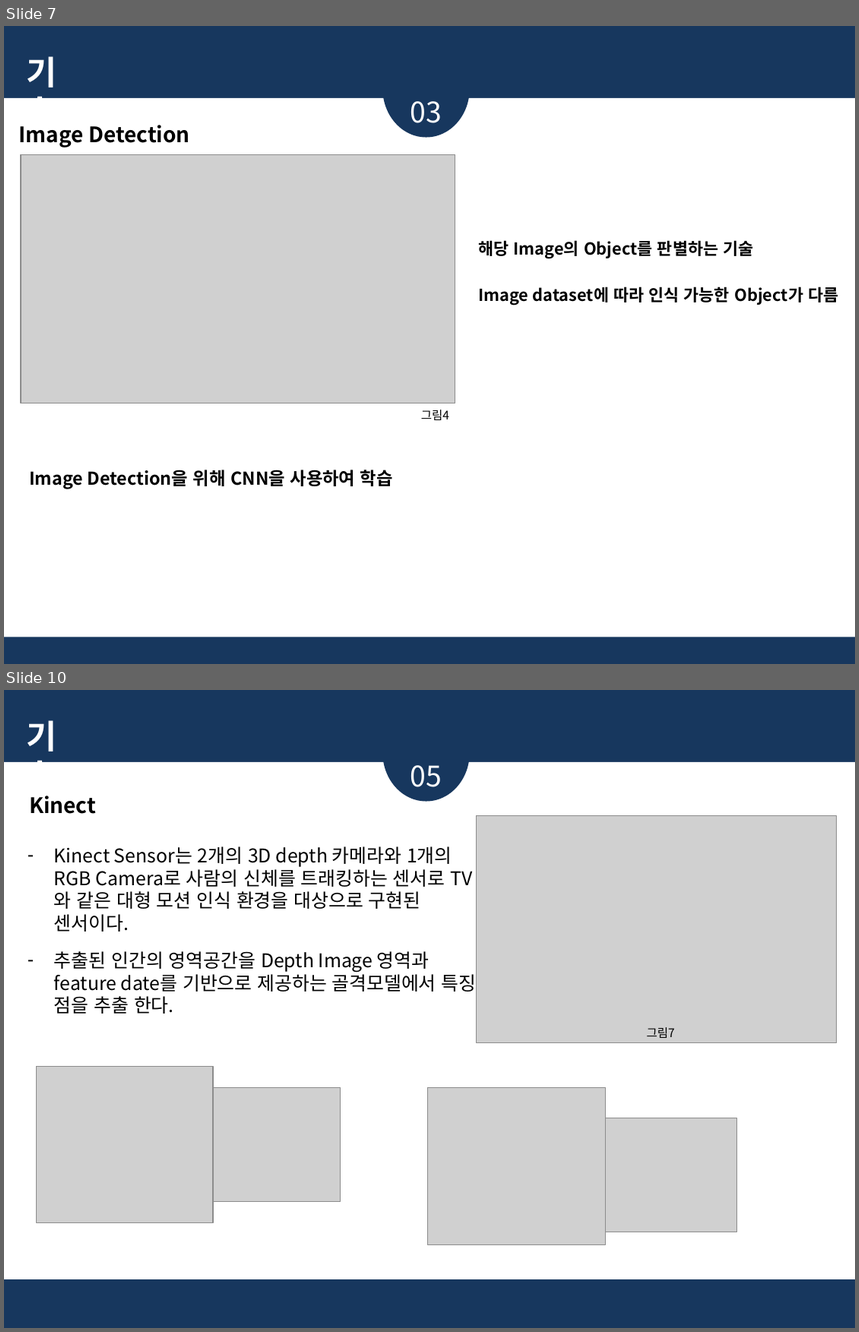
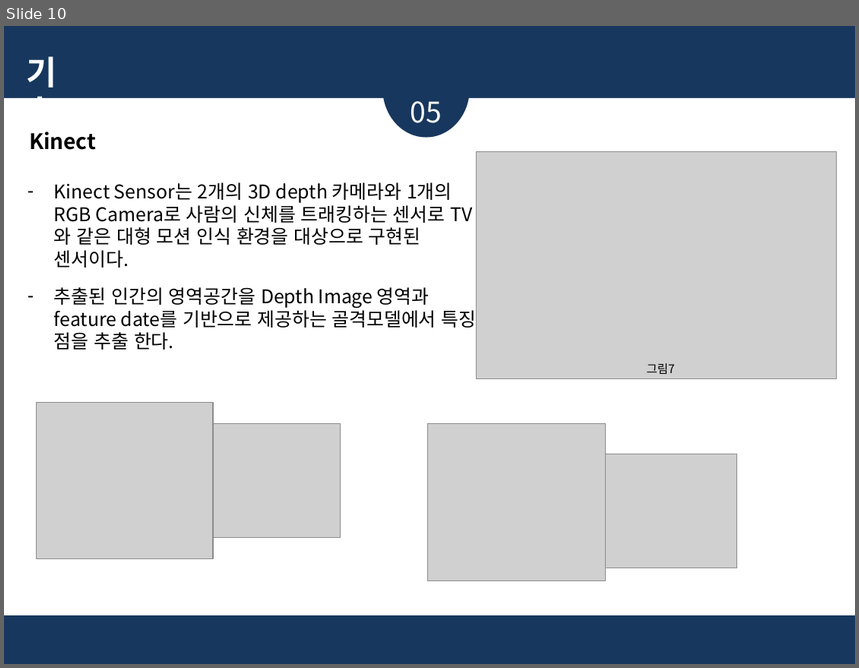
Before and after one commit to glad1470/2019_research, a slide deck: Doc/주제 선정 및 시장 조사_19.03.19/졸업논문 주제_임광효_김준영_2.pptx. Shown one above the other, each under a label of ours: slides 7 and 10 before the commit, slide 10 after it; the slides between them are not shown. The pictures are 859x1332 and 859x668 pixels, drawn with LibreOffice and Linux fonts; fonts in the diff are those of the drawing; grey boxes stand for pictures. Boxes give left, top, right and bottom in pixels: in the first picture for what was removed or moved away, otherwise in the second. Text is boxed around its words. In the diff, an @@ line names an element or a change of style, - is before the commit and + after.

```diff
--- a/Doc/주제 선정 및 시장 조사_19.03.19/졸업논문 주제_임광효_김준영_2.pptx
+++ b/Doc/주제 선정 및 시장 조사_19.03.19/졸업논문 주제_임광효_김준영_2.pptx
@@ slide 7 removed at [4,26,855,664], background #17375E @@
@@ ellipse removed at [382,40,470,138] @@
@@ text removed at [25,56,56,132] @@
-기술
@@ rectangle removed at [4,98,855,638] @@
@@ text removed at [411,101,442,123] @@
-03
@@ text removed at [19,125,190,148] @@
-Image Detection
@@ picture removed at [21,154,455,403] @@
@@ text removed at [478,240,838,306] @@
-해당 Image의 Object를 판별하는 기술
-Image dataset에 따라 인식 가능한 Object가 다름
@@ text removed at [421,410,449,420] @@
-그림4
@@ text removed at [29,470,393,490] @@
-Image Detection을 위해 CNN을 사용하여 학습
```
Also in this commit, not shown: 3 slides changed, 5 slides added, 3 other slides removed.
